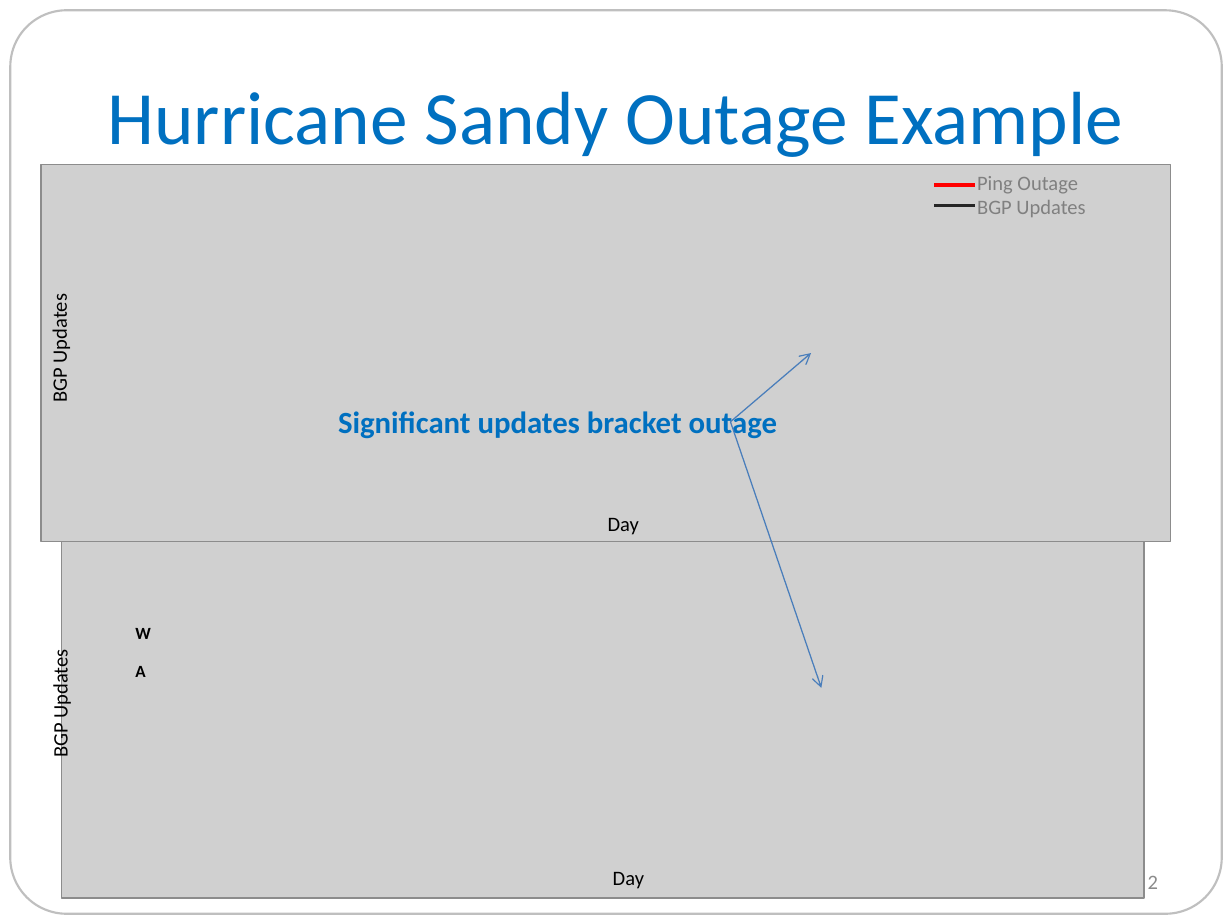
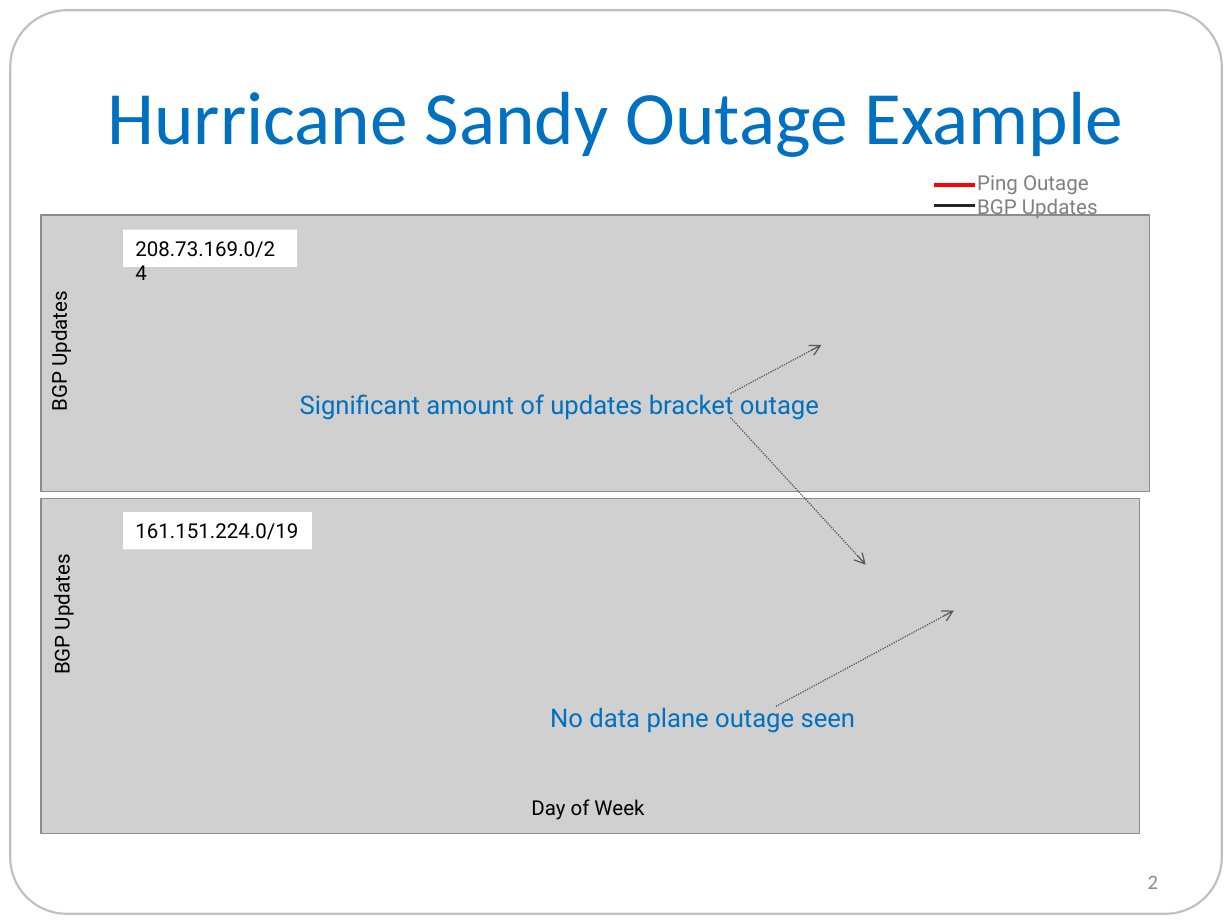
Before and after one commit to akshah/iodb, a slide deck: slide 3 of slides/Mining_Data_and_Control_Plane_Outages.pptx. Drawn at 1232x924 pixels with LibreOffice and Linux fonts; fonts in the diff are those of the drawing; grey boxes stand for pictures. Boxes give left, top, right and bottom in pixels: in the first picture for what was removed or moved away, otherwise in the second. Text is boxed around its words. In the diff, an @@ line names an element or a change of style, - is before the commit and + after.

```diff
--- a/slides/Mining_Data_and_Control_Plane_Outages.pptx
+++ b/slides/Mining_Data_and_Control_Plane_Outages.pptx
@@ picture: place and size @@
-picture at (41,164,1170,541)
+picture at (41,216,1149,492)
@@ rectangle added at (123,229,297,266), fill #FFFFFF, 12 pt, text #000000 @@
+208.73.169.0/24
@@ arrow moved from (731, 421) - (811, 354) to (731, 393) - (822, 345) @@
@@ arrow (731, 393) - (822, 345): stroke #4B7EBC 0.75 pt to #595959 0.75 pt dashed @@
@@ text at (300,391,819,421): text changed; size 18 to 15 pt; font Calibri to Roboto; bold off @@
-Significant updates bracket outage
+Significant amount of updates bracket outage
@@ arrow moved from (731, 421) - (822, 687) to (731, 418) - (866, 564) @@
@@ arrow (731, 418) - (866, 564): stroke #4B7EBC 0.75 pt to #595959 0.75 pt dashed @@
@@ picture: place and size @@
-picture at (62,542,1145,898)
+picture at (41,499,1140,834)
@@ font Calibri to Roboto in 3 elements at (45,298,72,410), (977,175,1098,219), (48,561,75,673) @@
@@ text "BGP Updates": place and size @@
-text "BGP Updates" at (48,655,73,757)
+text "BGP Updates" at (48,561,75,673)
@@ rectangle added at (123,513,312,549), fill #FFFFFF, 12 pt, text #000000 @@
+161.151.224.0/19
@@ text removed at (608,518,639,535) @@
-Day
@@ text removed at (135,628,151,639) @@
-W
@@ arrow added from (776, 706) to (954, 611), #595959 0.75 pt dashed @@
@@ text removed at (135,666,145,677) @@
-A
@@ text added at (550,704,856,733), 15 pt, text #0070C0 @@
+No data plane outage seen
@@ text at (531,799,644,820): text changed; font Calibri to Roboto @@
-Day
+Day of Week
```
Also in this commit, not shown: 1 other slide changed, 5 other files.
